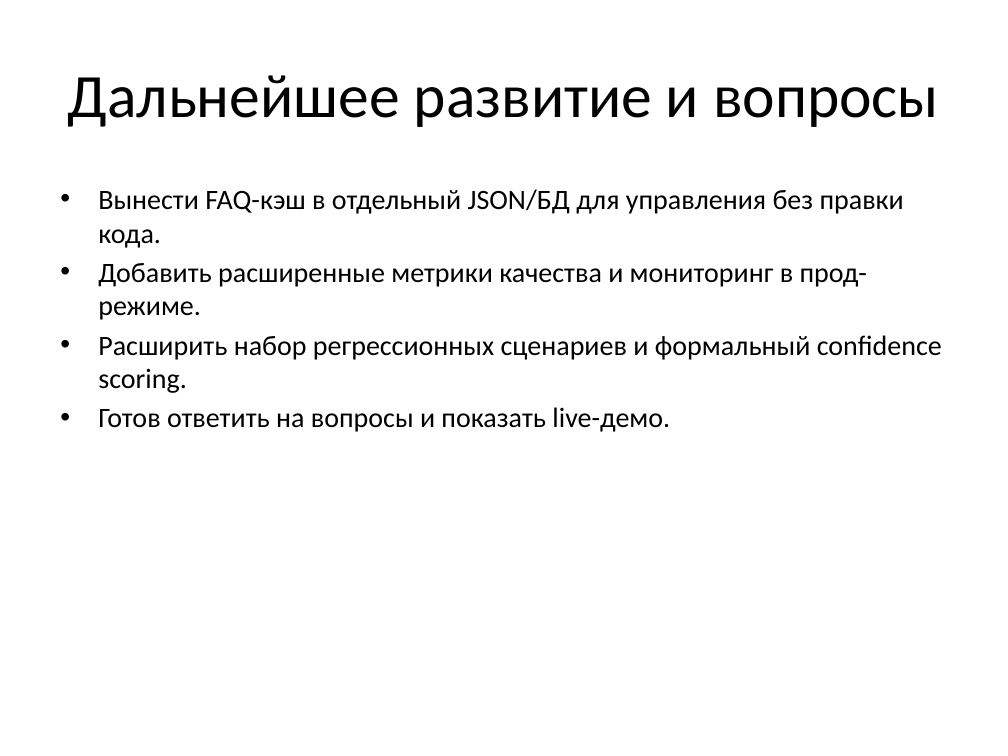
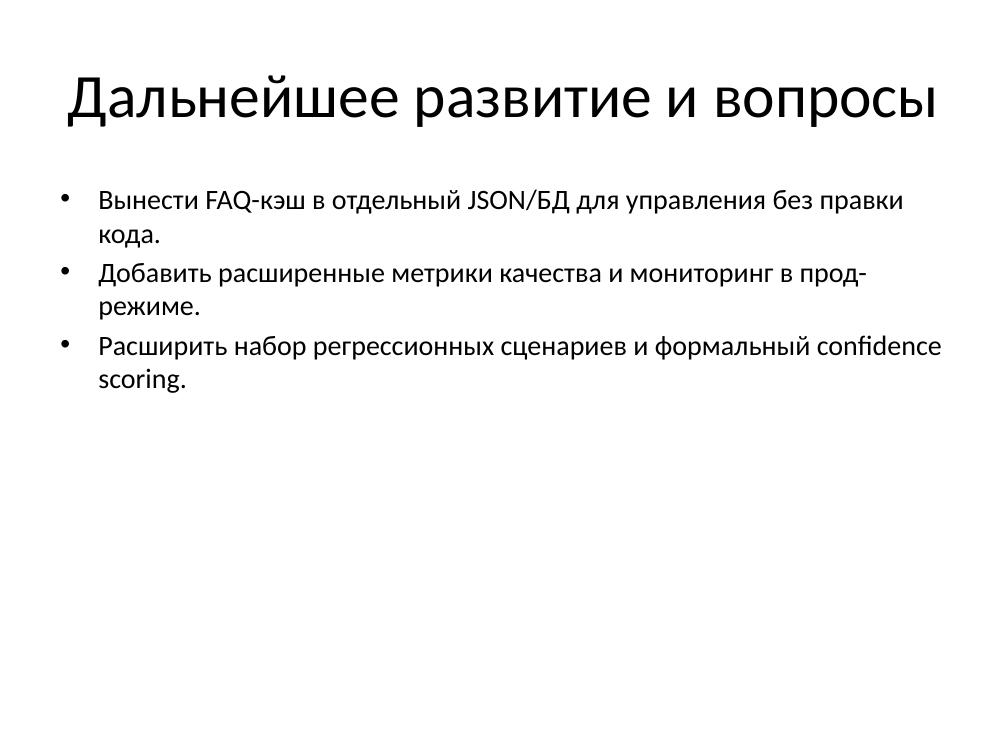
Before and after one commit to odinserobaba/license_rag, a slide deck: slide 10 of Презентация_защита_проекта_normatives.pptx. Drawn at 1008x756 pixels with LibreOffice and Linux fonts; fonts in the diff are those of the drawing. Boxes give left, top, right and bottom in pixels: in the first picture for what was removed or moved away, otherwise in the second. Text is boxed around its words. In the diff, an @@ line names an element or a change of style, - is before the commit and + after.

```diff
--- a/Презентация_защита_проекта_normatives.pptx
+++ b/Презентация_защита_проекта_normatives.pptx
@@ text at box(98, 407, 670, 432): paragraph removed @@
-• Готов ответить на вопросы и показать live-демо.
```
Also in this commit, not shown: 1 other slide changed, 2 other files.
